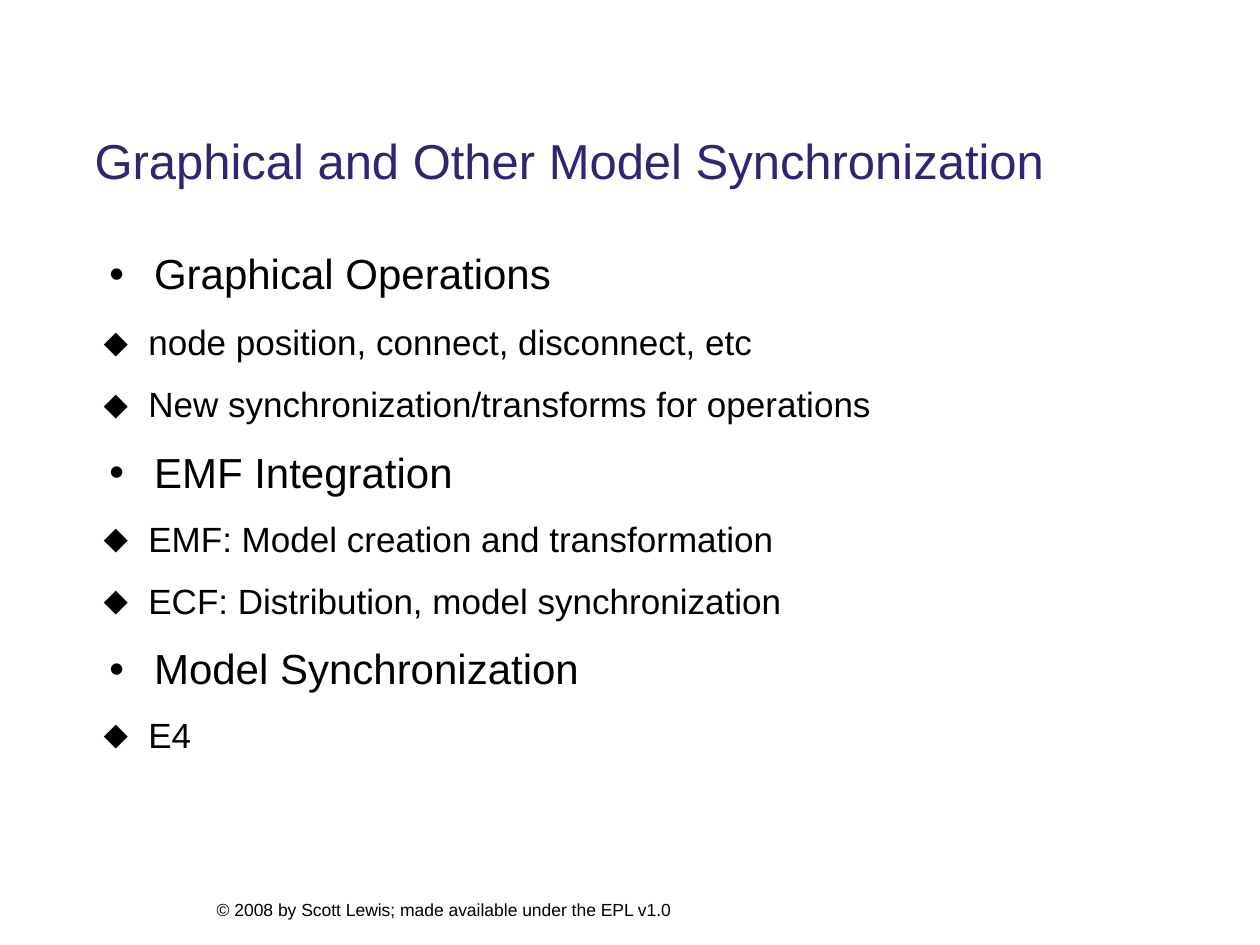
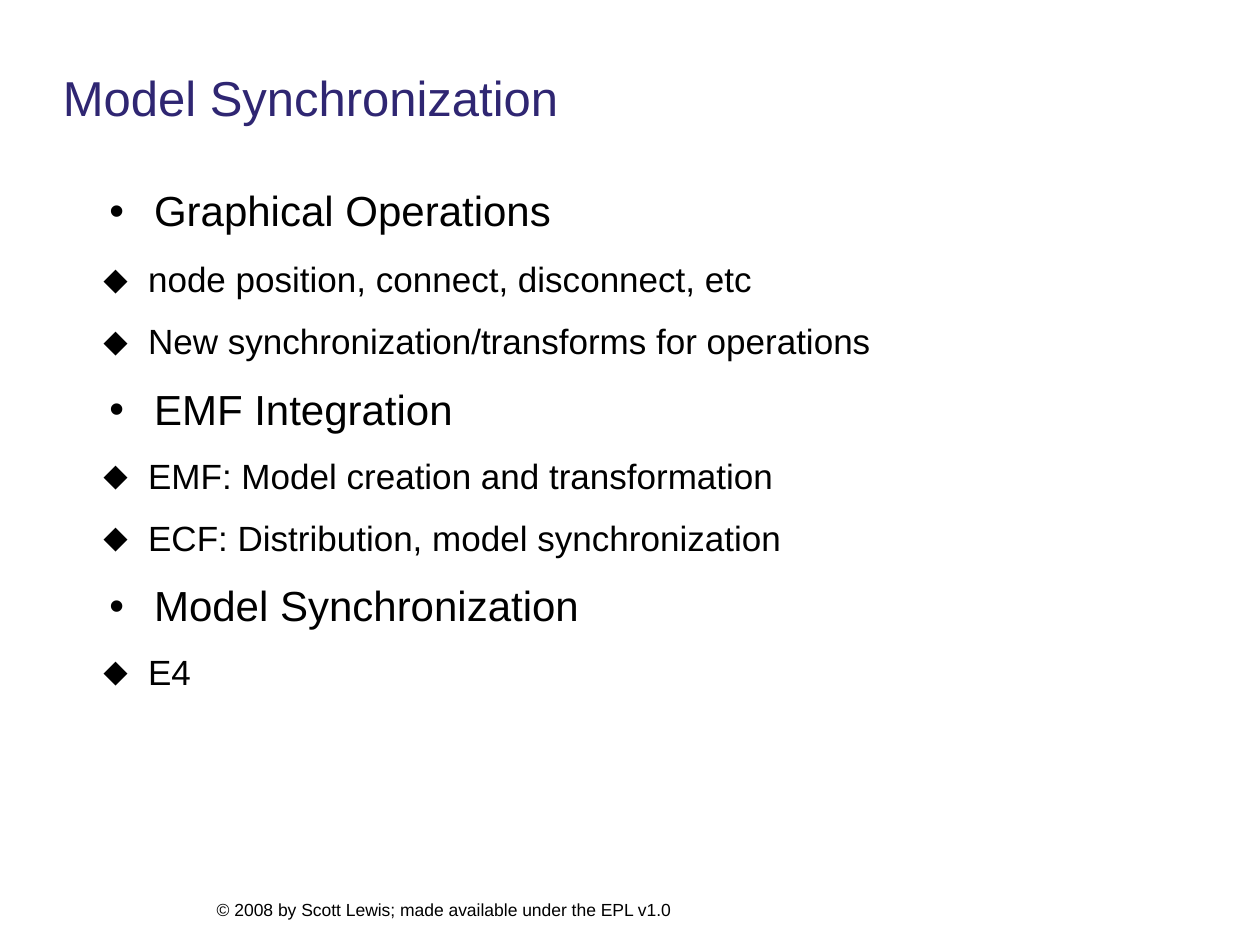
Before and after one commit to eclipse/ecf-website, a slide deck: slide 2 of presentations/eclipsedayatgoogleplex2008/ecf_overview_slewis.ppt. Drawn at 1260x945 pixels with LibreOffice and Linux fonts; fonts in the diff are those of the drawing; background and template pictures are left out. Boxes give left, top, right and bottom in pixels: in the first picture for what was removed or moved away, otherwise in the second. Text is boxed around its words. In the diff, an @@ line names an element or a change of style, - is before the commit and + after.

```diff
--- a/presentations/eclipsedayatgoogleplex2008/ecf_overview_slewis.ppt
+++ b/presentations/eclipsedayatgoogleplex2008/ecf_overview_slewis.ppt
@@ title added at bbox=[63, 80, 558, 126], 28 pt, text #2F2672 @@
+Model Synchronization
@@ title removed at bbox=[94, 143, 1044, 189] @@
-Graphical and Other Model Synchronization
@@ text "Graphical Operations": place and size @@
-text "Graphical Operations" at bbox=[148, 258, 871, 748]
+text "Graphical Operations" at bbox=[148, 195, 871, 685]
```
Also in this commit, not shown: 12 other slides changed, 1 other file.
